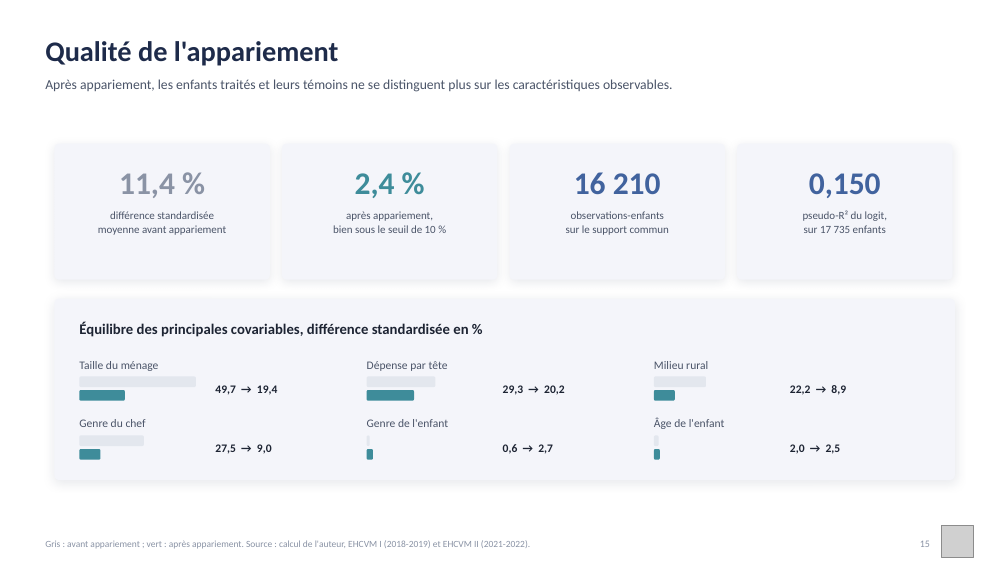
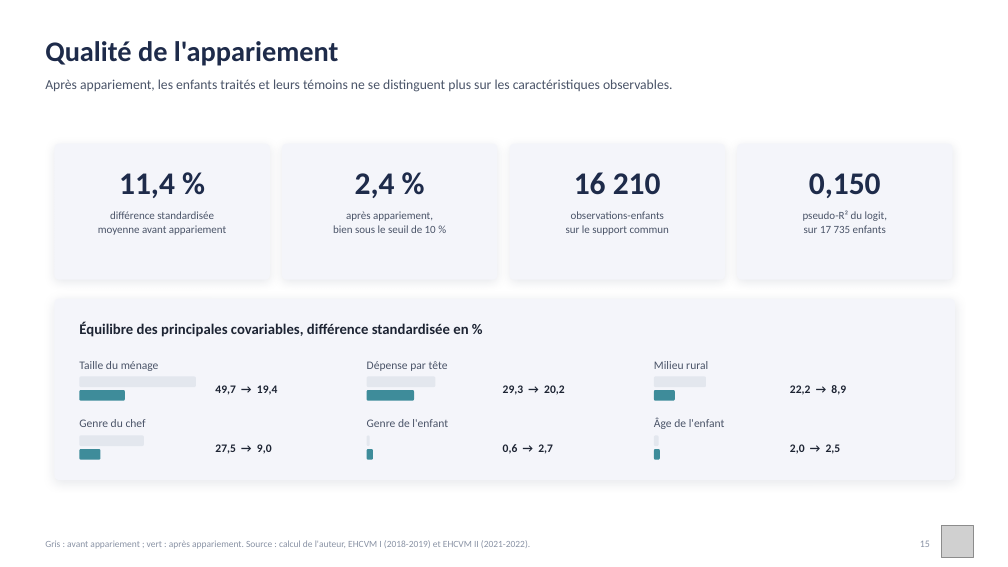
Before and after one commit to JODRAFF9/MEMOIRE, a slide deck: slide 15 of infographie/presentation_infographique.pptx. Drawn at 1008x567 pixels with LibreOffice and Linux fonts; fonts in the diff are those of the drawing; grey boxes stand for pictures. Boxes give left, top, right and bottom in pixels: in the first picture for what was removed or moved away, otherwise in the second. Text is boxed around its words. In the diff, an @@ line names an element or a change of style, - is before the commit and + after.

```diff
--- a/infographie/presentation_infographique.pptx
+++ b/infographie/presentation_infographique.pptx
@@ text "11,4 %" at (119, 173, 175, 198): text colour #8A93A5 to #1E2B4A @@
@@ text "2,4 %" at (355, 173, 395, 198): text colour #3E8C9A to #1E2B4A @@
@@ text "16 210" at (574, 172, 661, 195): text colour #41639E to #1E2B4A @@
@@ text "0,150" at (809, 173, 881, 198): text colour #41639E to #1E2B4A @@
```
Also in this commit, not shown: 15 other slides changed, 2 other files.
